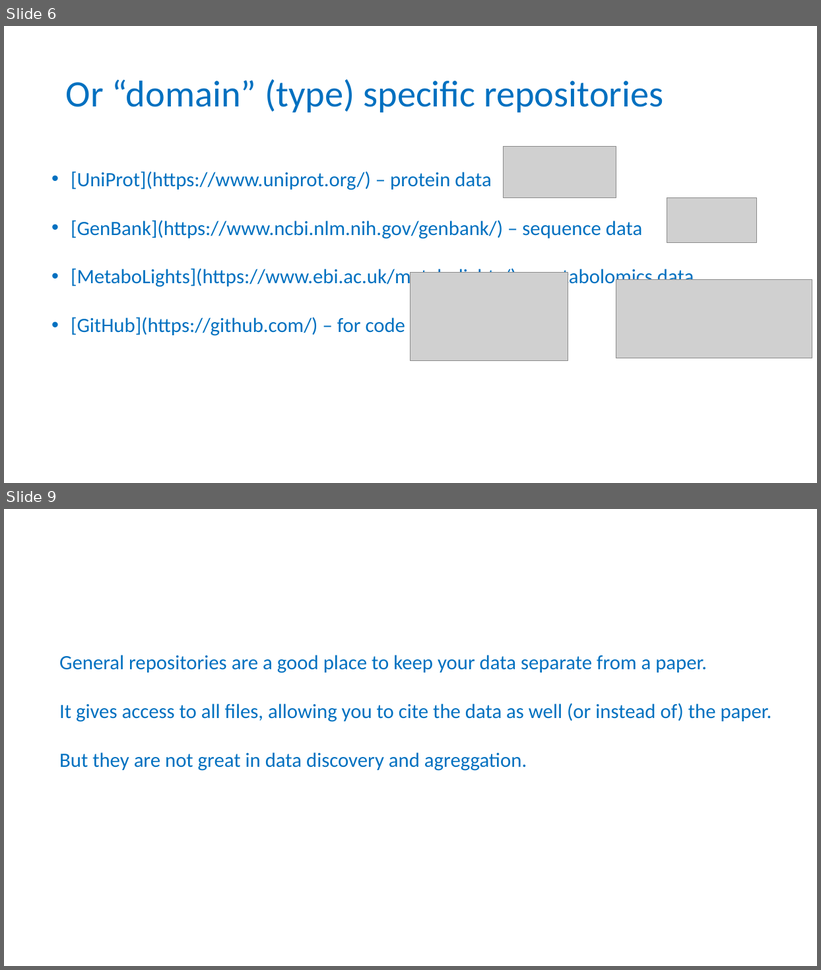
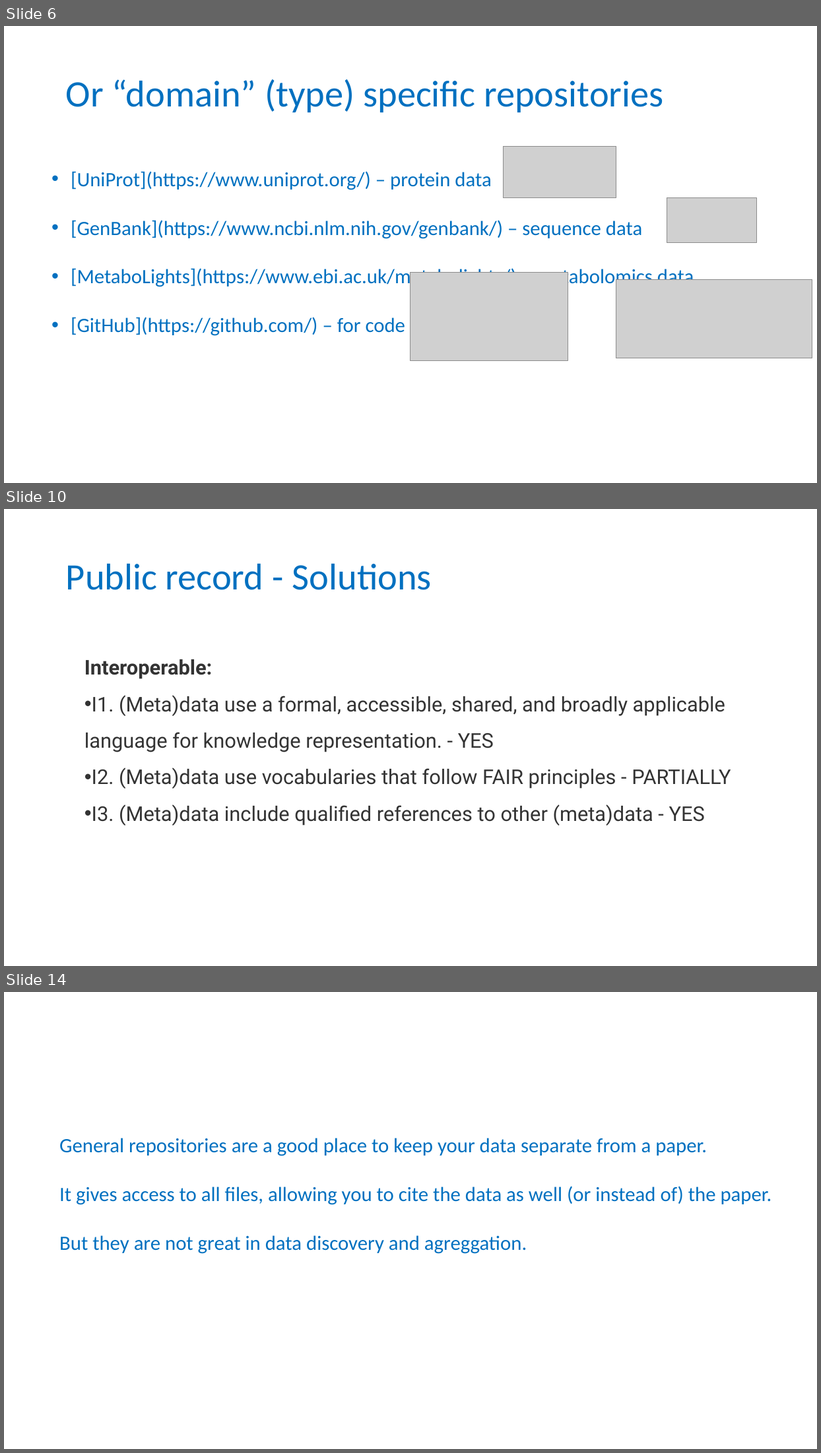
Before and after one commit to tobyhodges/solid-waddle, a slide deck: instructors/13-Repositories_v2.0.pptx. Shown one above the other, each under a label of ours: slides 6 and 9 before the commit, slides 6, 10 and 14 after it; the slides between them are not shown. The pictures are 821x970 and 821x1453 pixels, drawn with LibreOffice and Linux fonts; fonts in the diff are those of the drawing; grey boxes stand for pictures; background and template pictures are left out. Boxes give left, top, right and bottom in pixels: in the first picture for what was removed or moved away, otherwise in the second. Text is boxed around its words. In the diff, an @@ line names an element or a change of style, - is before the commit and + after.

Commit message:
modified slides for data repositories

```diff
--- a/instructors/13-Repositories_v2.0.pptx
+++ b/instructors/13-Repositories_v2.0.pptx
@@ slide 10 added at bbox=[4, 509, 817, 966], background #FFFFFF @@
@@ title added at bbox=[66, 563, 432, 590], 44 pt, text #0070C0 @@
+Public record - Solutions
@@ text added at bbox=[85, 659, 731, 826], 24 pt, text #333333 @@
+Interoperable:
+• I1. (Meta)data use a formal, accessible, shared, and broadly applicable language for knowledge representation. - YES
+• I2. (Meta)data use vocabularies that follow FAIR principles - PARTIALLY
+• I3. (Meta)data include qualified references to other (meta)data - YES
@@ what was slide 9 is now slide 14 @@
```
Also in this commit, not shown: 5 slides changed, 7 other slides added.
